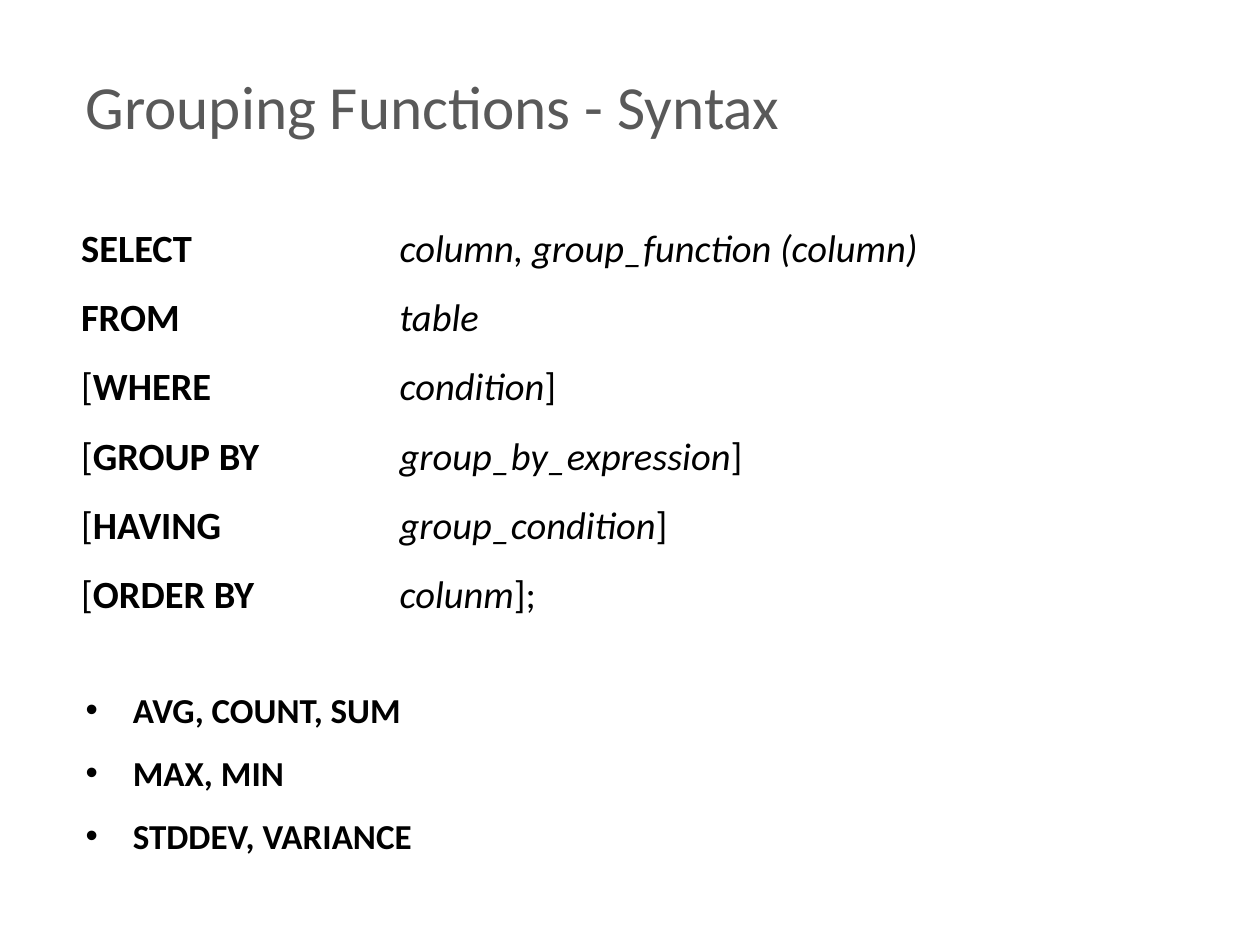
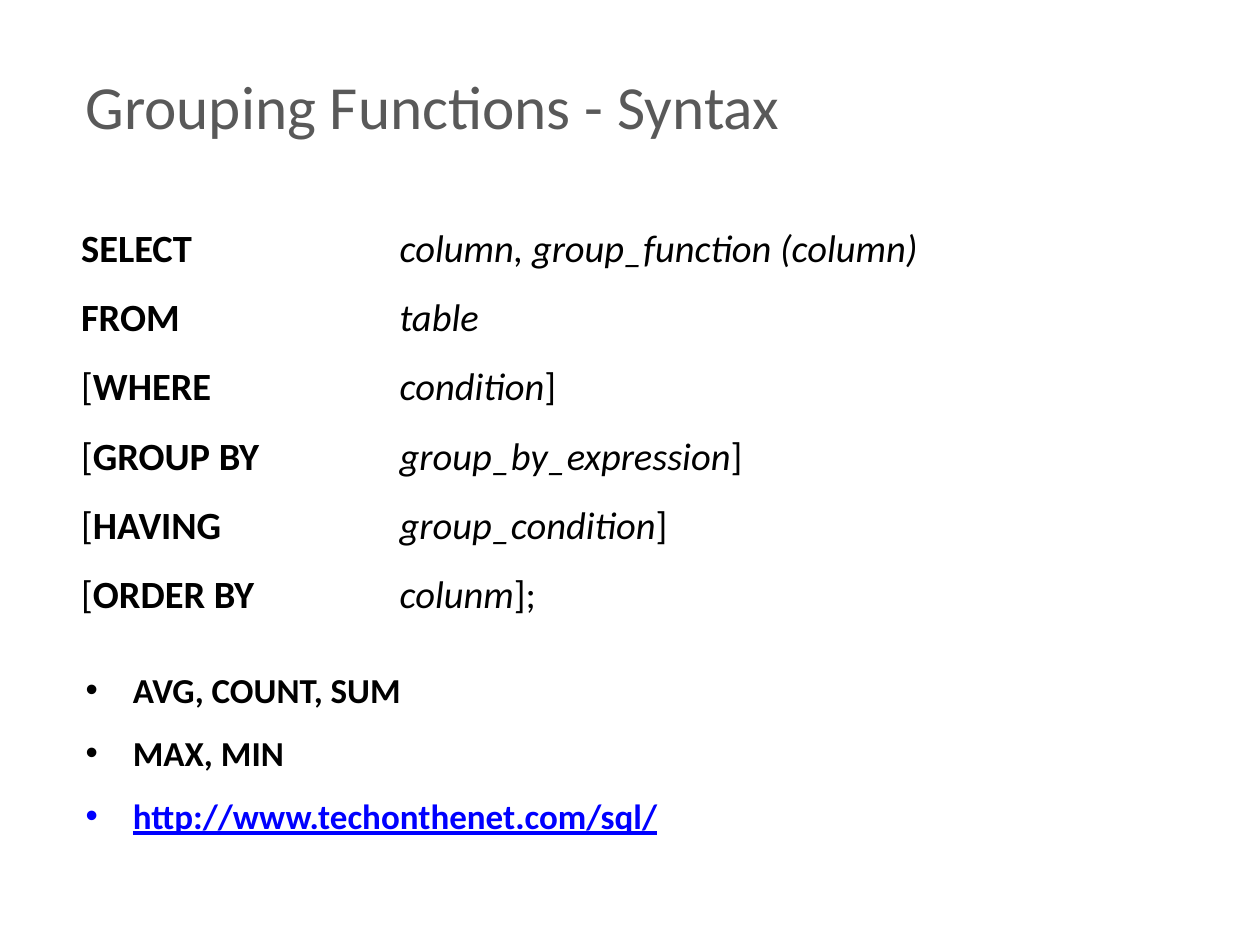
Before and after one commit to BigRacer/swtesting, a slide deck: slide 28 of 7.SQL Intro/SQL.pptx. Drawn at 1260x945 pixels with LibreOffice and Linux fonts; fonts in the diff are those of the drawing; background and template pictures are left out. Boxes give left, top, right and bottom in pixels: in the first picture for what was removed or moved away, otherwise in the second. Text is boxed around its words. In the diff, an @@ line names an element or a change of style, - is before the commit and + after.

```diff
--- a/7.SQL Intro/SQL.pptx
+++ b/7.SQL Intro/SQL.pptx
@@ text "AVG, COUNT, SUM": place and size @@
-text "AVG, COUNT, SUM" at box(133, 700, 412, 854)
+text "AVG, COUNT, SUM" at box(133, 680, 657, 835)
@@ text at box(133, 804, 657, 835): text changed; text colour #000000 to #0000FF @@
-• STDDEV, VARIANCE
+• http://www.techonthenet.com/sql/
```
Also in this commit, not shown: 8 other slides changed, 1 slide added, 9 other files.
